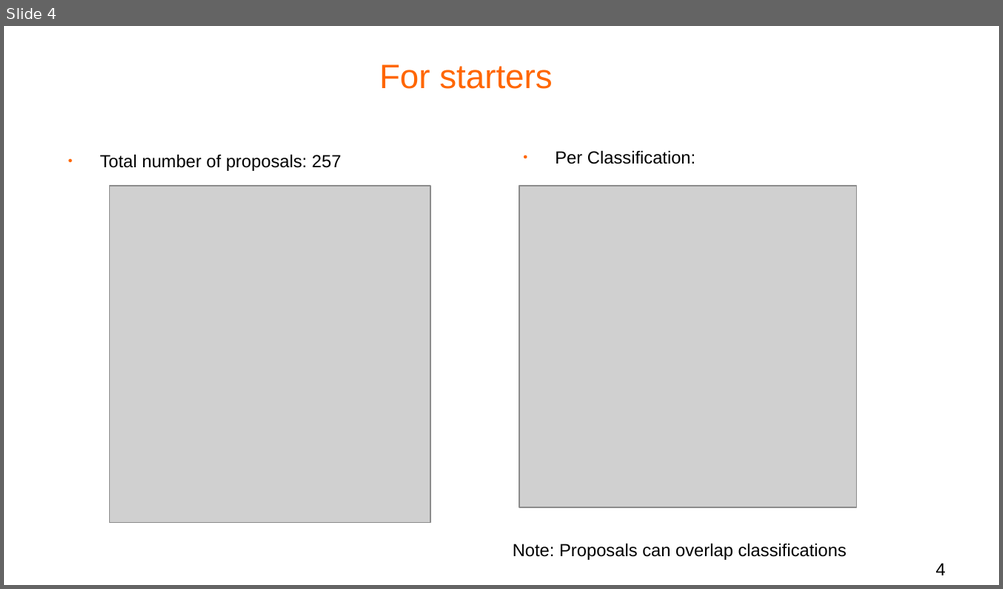
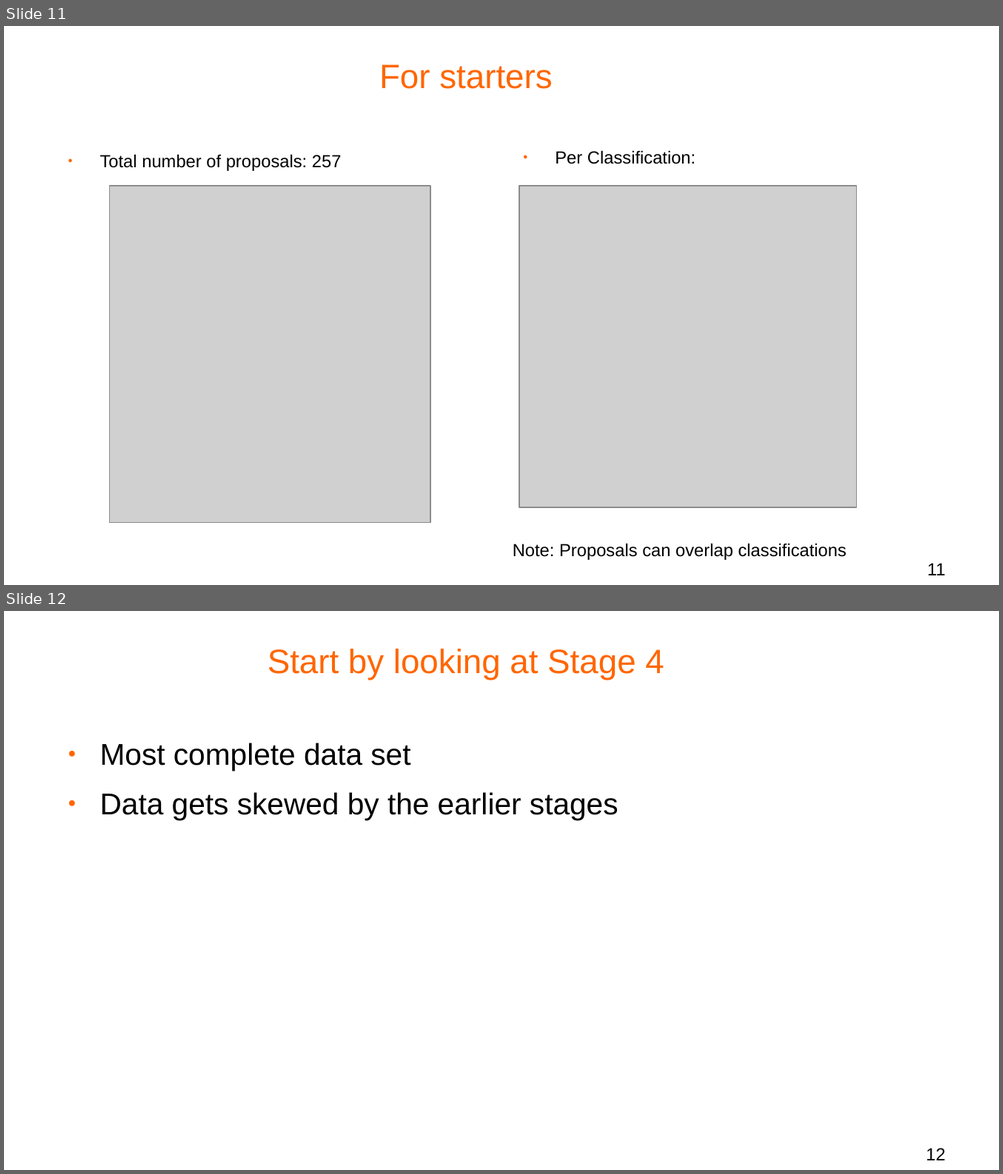
Before and after one commit to bldl/js-proposals, a slide deck: Data Analysis/Presentation/tc39 proposals observations.odp. Shown one above the other, each under a label of ours: slide 4 before the commit, slides 11 and 12 after it. The pictures are 1003x589 and 1003x1174 pixels, drawn with LibreOffice and Linux fonts; fonts in the diff are those of the drawing; grey boxes stand for pictures; background and template pictures are left out. Boxes give left, top, right and bottom in pixels: in the first picture for what was removed or moved away, otherwise in the second. Text is boxed around its words. In the diff, an @@ line names an element or a change of style, - is before the commit and + after.

```diff
--- a/Data Analysis/Presentation/tc39 proposals observations.odp
+++ b/Data Analysis/Presentation/tc39 proposals observations.odp
@@ slide 12 added at box(4, 611, 999, 1170), background #FFFFFF @@
@@ title added at box(267, 649, 663, 680), 27 pt, text #FF6600 @@
+Start by looking at Stage 4
@@ text added at box(100, 743, 618, 820), 24 pt, text #000000 @@
+● Most complete data set
+● Data gets skewed by the earlier stages
@@ page number added at box(925, 1148, 945, 1161), 14 pt, text #000000 @@
+12
@@ what was slide 4 is now slide 11 @@
@@ page number at box(927, 563, 945, 576): text changed @@
-4
+11
```
Also in this commit, not shown: 2 slides changed, 11 other slides added, 1 slide removed, 55 other files.
